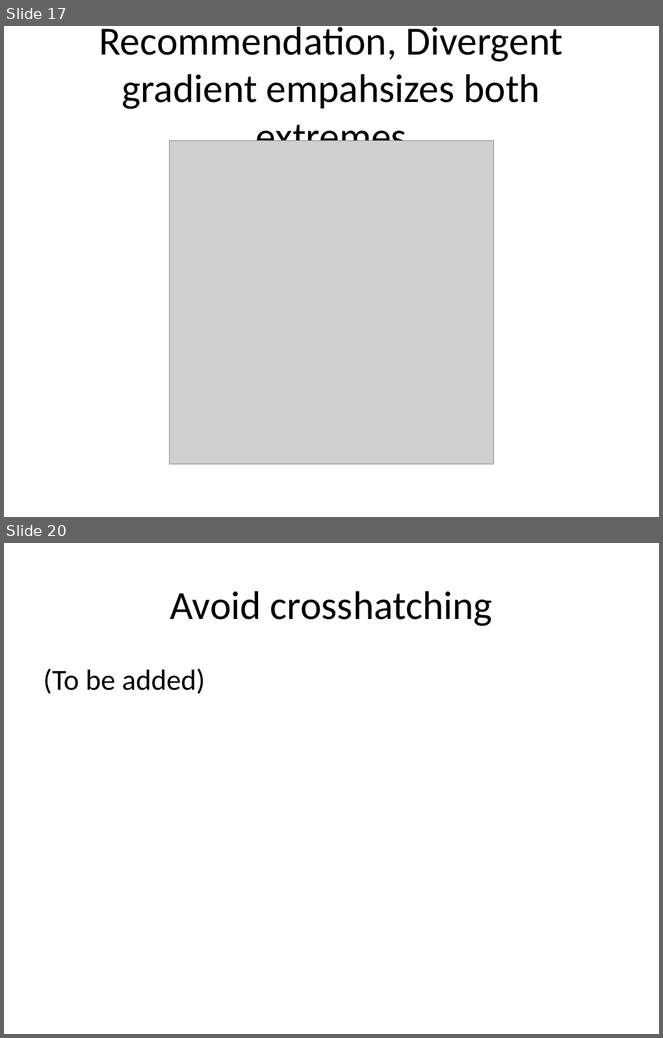
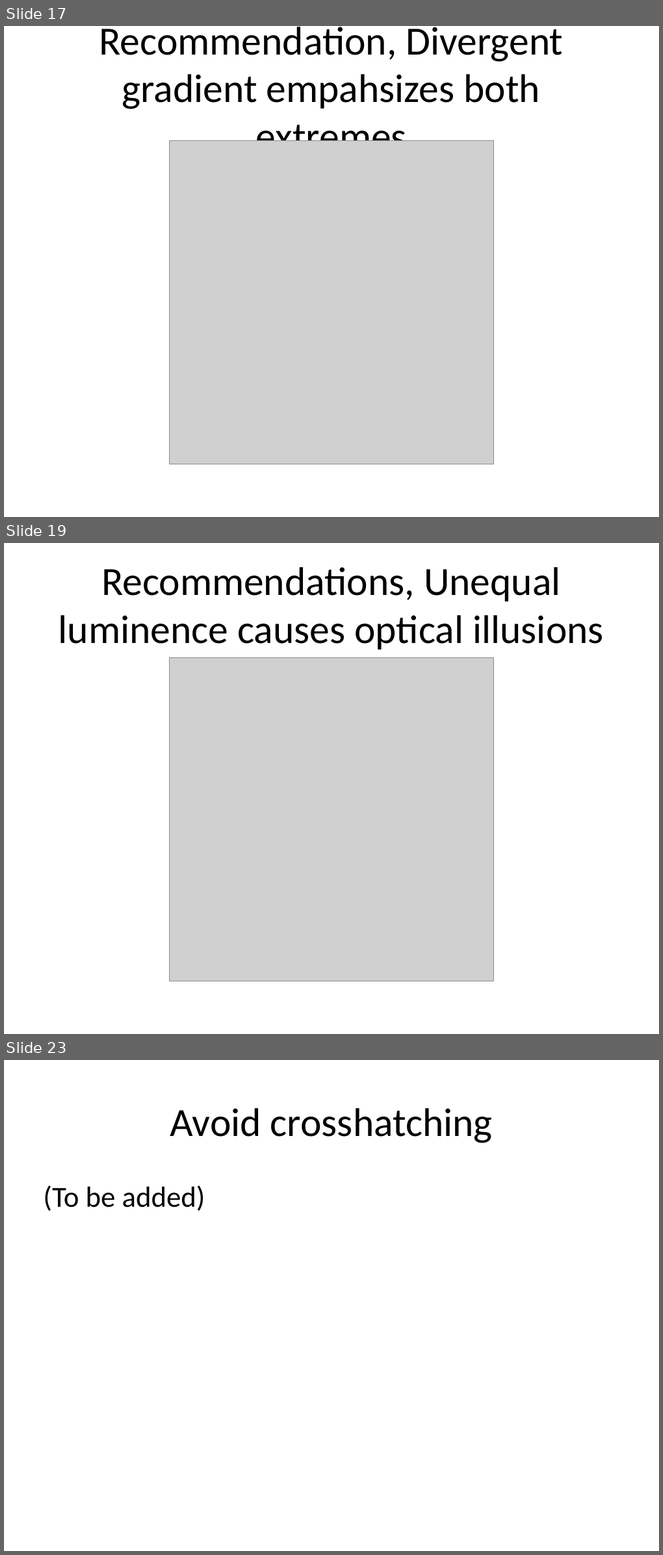
Before and after one commit to pmean/data-visualization, a slide deck: data-viz-02/component/recommendations-colors.pptx. Shown one above the other, each under a label of ours: slides 17 and 20 before the commit, slides 17, 19 and 23 after it; the slides between them are not shown. The pictures are 663x1038 and 663x1555 pixels, drawn with LibreOffice and Linux fonts; fonts in the diff are those of the drawing; grey boxes stand for pictures. Boxes give left, top, right and bottom in pixels: in the first picture for what was removed or moved away, otherwise in the second. Text is boxed around its words. In the diff, an @@ line names an element or a change of style, - is before the commit and + after.

Commit message:
Categorical recommendations for color in data-viz-02

```diff
--- a/data-viz-02/component/recommendations-colors.pptx
+++ b/data-viz-02/component/recommendations-colors.pptx
@@ slide 19 added at box(4, 543, 659, 1034), background #FFFFFF @@
@@ title added at box(59, 567, 604, 650), 44 pt, text #000000 @@
+Recommendations, Unequal luminence causes optical illusions
@@ picture added at box(170, 657, 493, 981) @@
@@ what was slide 20 is now slide 23 @@
```
Also in this commit, not shown: 1 slide changed, 3 other slides added, 1 slide removed, 9 other files.
